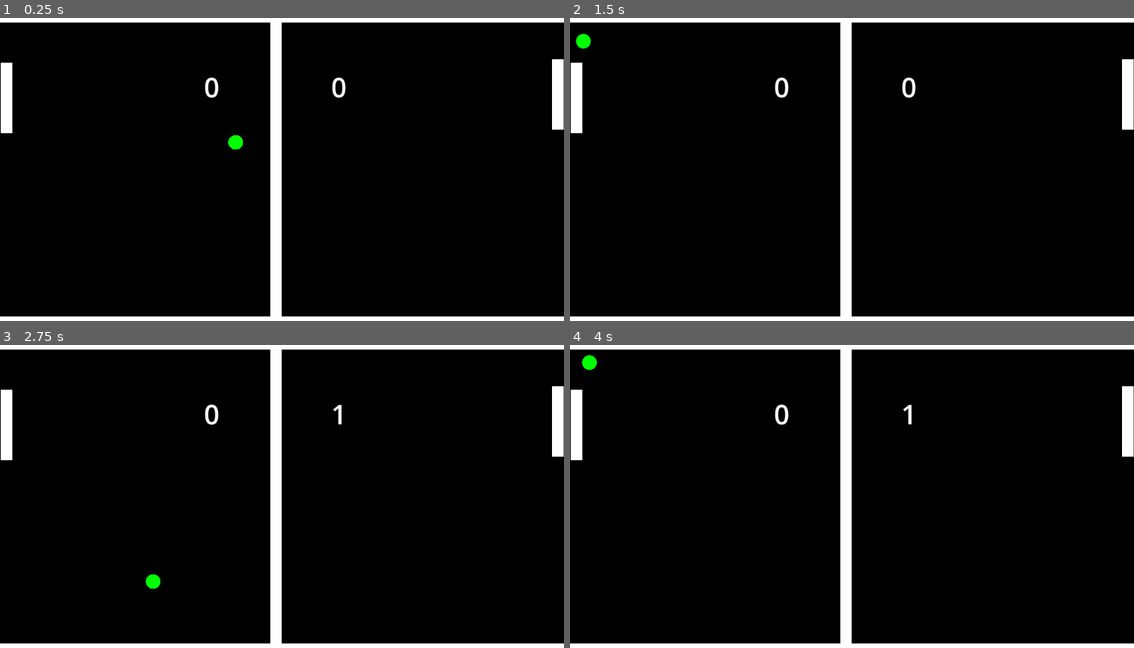
Above: before the commit, frames 1-4 (two rows, left to right).
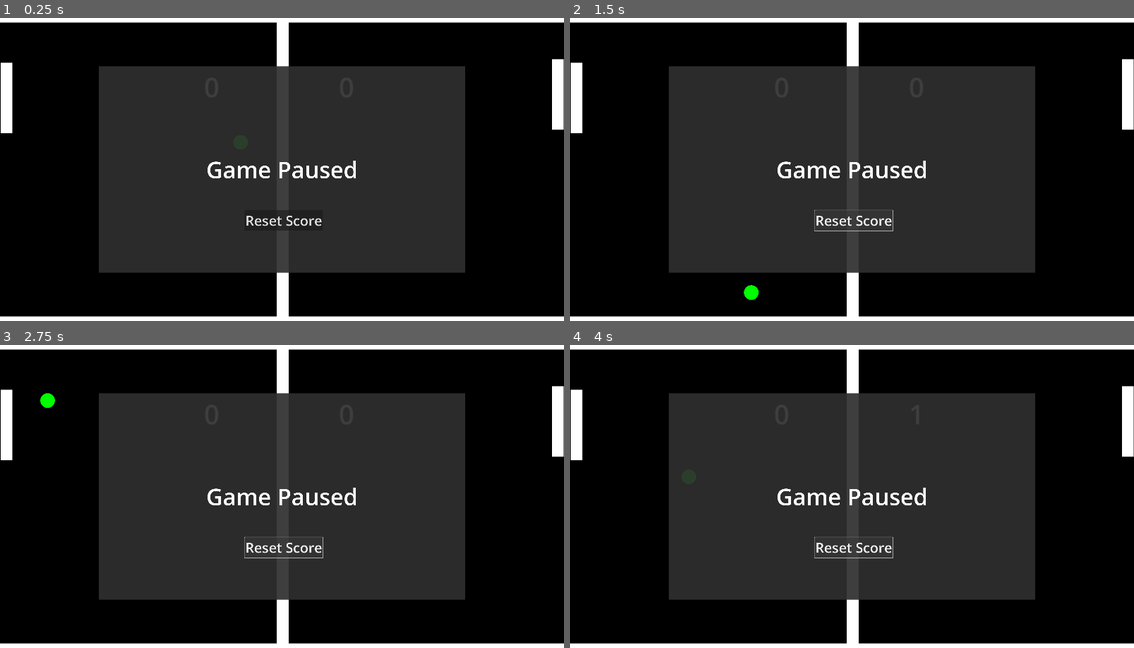
Above: after the commit, the same moments.

Repository: SpareTimeDev365/prototype-dev
Game: Godot game, scene res://scenes/game.tscn
Two runs of this game, one before a commit and one after it. Both use one fixed random seed, a clock stepped at 60 frames per second and the inputs below.
Inputs (mouse positions are in pixels of both pictures, inside the frame that each line leads up to):
- Up to frame 1 (0.25 s): no input
- Up to frame 2 (1.5 s): click (852, 221) at 0.5 s, where only the run after the commit has a clickable "Reset Score"
- Up to frame 3 (2.75 s): no input
- Up to frame 4 (4 s): no input

The runs differ from the first frame. In frame 1, 45% of the frame differs, in the area x 17-83%, y 1-99%; in frame 2, 45%, in the area x 1-83%, y 1-99%; in frame 3, 45%; in frame 4, 45%.

Commit message:
pong(feat): add paused menu & reset score

Diff:
--- a/20_Games_Challenge/pong/scenes/game.tscn
+++ b/20_Games_Challenge/pong/scenes/game.tscn
@@ -38,8 +38,8 @@
 [node name="Divider" type="Node2D" parent="."]
 
 [node name="ColorRect2" type="ColorRect" parent="Divider"]
-offset_left = 960.0
-offset_right = 2040.0
+offset_left = 983.0
+offset_right = 2063.0
 offset_bottom = 40.0
 rotation = 1.5708
 
@@ -122,9 +122,9 @@
 vertical_alignment = 1
 
 [node name="p2ScoreText" type="Label" parent="."]
-offset_left = 1109.0
+offset_left = 1135.22
 offset_top = 195.0
-offset_right = 1158.75
+offset_right = 1184.97
 offset_bottom = 264.0
 scale = Vector2(1.84, 1.84)
 text = "1"
@@ -133,7 +133,64 @@
 vertical_alignment = 1
 
 [node name="origin" type="Node2D" parent="."]
-position = Vector2(944, 528)
+position = Vector2(960.96, 528)
+
+[node name="Menu" type="Panel" parent="."]
+z_index = 1
+offset_right = 1920.0
+offset_bottom = 1080.0
+scale = Vector2(0.65, 0.65)
+pivot_offset = Vector2(960, 540)
+size_flags_horizontal = 4
+size_flags_vertical = 4
+
+[node name="ColorRect" type="ColorRect" parent="Menu"]
+layout_mode = 1
+anchors_preset = 15
+anchor_right = 1.0
+anchor_bottom = 1.0
+grow_horizontal = 2
+grow_vertical = 2
+color = Color(0.192157, 0.192157, 0.192157, 0.811765)
+
+[node name="resetBtn" type="Button" parent="Menu"]
+z_index = 2
+layout_mode = 1
+anchors_preset = 8
+anchor_left = 0.5
+anchor_top = 0.5
+anchor_right = 0.5
+anchor_bottom = 0.5
+offset_left = -90.7692
+offset_top = 213.846
+offset_right = 109.231
+offset_bottom = 320.846
+grow_horizontal = 2
+grow_vertical = 2
+theme_override_font_sizes/font_size = 72
+action_mode = 0
+text = "Reset Score
+"
+
+[node name="RichTextLabel" type="RichTextLabel" parent="Menu"]
+layout_mode = 1
+anchors_preset = 8
+anchor_left = 0.5
+anchor_top = 0.5
+anchor_right = 0.5
+anchor_bottom = 0.5
+offset_left = -500.0
+offset_top = -137.0
+offset_right = 500.0
+offset_bottom = 137.0
+grow_horizontal = 2
+grow_vertical = 2
+theme_override_font_sizes/normal_font_size = 120
+text = "Game Paused"
+fit_content = true
+horizontal_alignment = 1
+vertical_alignment = 1
 
 [connection signal="body_entered" from="pointArea" to="." method="_on_point_area_body_entered"]
 [connection signal="body_entered" from="pointArea2" to="." method="_on_point_area_2_body_entered"]
+[connection signal="pressed" from="Menu/resetBtn" to="." method="_on_reset_btn_pressed"]
--- a/20_Games_Challenge/pong/scripts/game.gd
+++ b/20_Games_Challenge/pong/scripts/game.gd
@@ -5,6 +5,7 @@
 @onready var p1_score_text: Label = $p1ScoreText
 @onready var p2_score_text: Label = $p2ScoreText
 @onready var origin: Node2D = $origin
+@onready var menu: Panel = $Menu
 
 var ball
 var p1_score := 0
@@ -14,6 +15,7 @@
 
 # Called when the node enters the scene tree for the first time.
 func _ready() -> void:
+	process_mode = Node.PROCESS_MODE_ALWAYS
 	round_start()
 
 # Called every frame. 'delta' is the elapsed time since the previous frame.
@@ -22,29 +24,52 @@
 	p2_score_text.text = str(p2_score)
 	if current_round < round_limit and round_over:
 		round_start()
+	#if Input.is_key_pressed(KEY_ESCAPE):
+		#print("esc")
+		#menu.visible = not menu.visible
+		#get_tree().paused = not get_tree().paused
 
-# Round Start Actions: Reset ball when the current_round start
+## Handle Game Input event (override)
+func _input(event: InputEvent) -> void:
+	# NOTE: should be inputEventKey otherwise the event.keycode will error when the mouse click
+	if event is InputEventKey and event.is_pressed():
+		if event.keycode == KEY_ESCAPE:
+			print("esc")
+			menu.visible = not menu.visible
+			get_tree().paused = not get_tree().paused
+
+## Round Start Actions: Reset ball when the current_round start
 func round_start():
 	ball = preload("res://scenes/ball.tscn").instantiate()
 	ball.position = origin.position
 	add_child(ball)
 	round_over = false
 
-# Round End Actions
+## Round End Actions
 func round_end():
 	print("Round:", current_round, " p1: ", p1_score, " ,p2: ", p2_score)
 	remove_child(ball)
 	round_over = true
 
 
+
+## Signal when ball touch left side
 func _on_point_area_body_entered(body: Node2D) -> void:
 	if (body.name == ball.name and round_over == false):
 		print("p2 player score")
 		p2_score += 1
 		round_end()
 
+## Singnal when ball touch right side
 func _on_point_area_2_body_entered(body: Node2D) -> void:
 	if (body.name == ball.name and round_over == false):
 		print("p1 player score")
 		p1_score += 1
 		round_end()
+
+## Singal from reset button pressed
+func _on_reset_btn_pressed() -> void:
+	p1_score = 0
+	p2_score = 0
+	round_end()
+	round_start()
